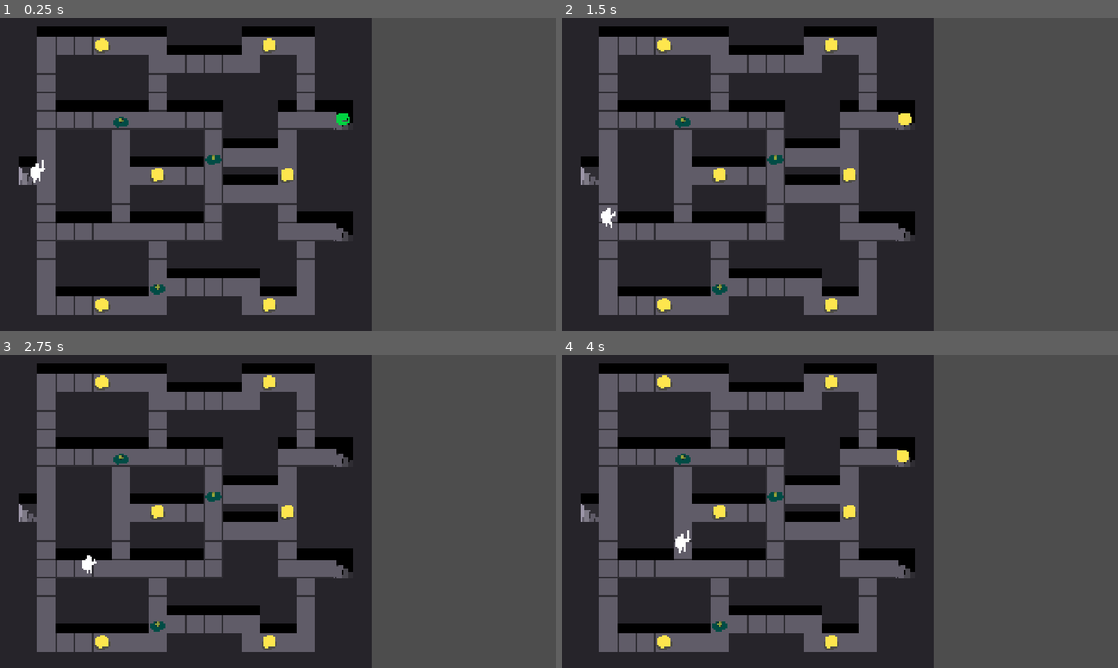
Above: before the commit, frames 1-4 (two rows, left to right).
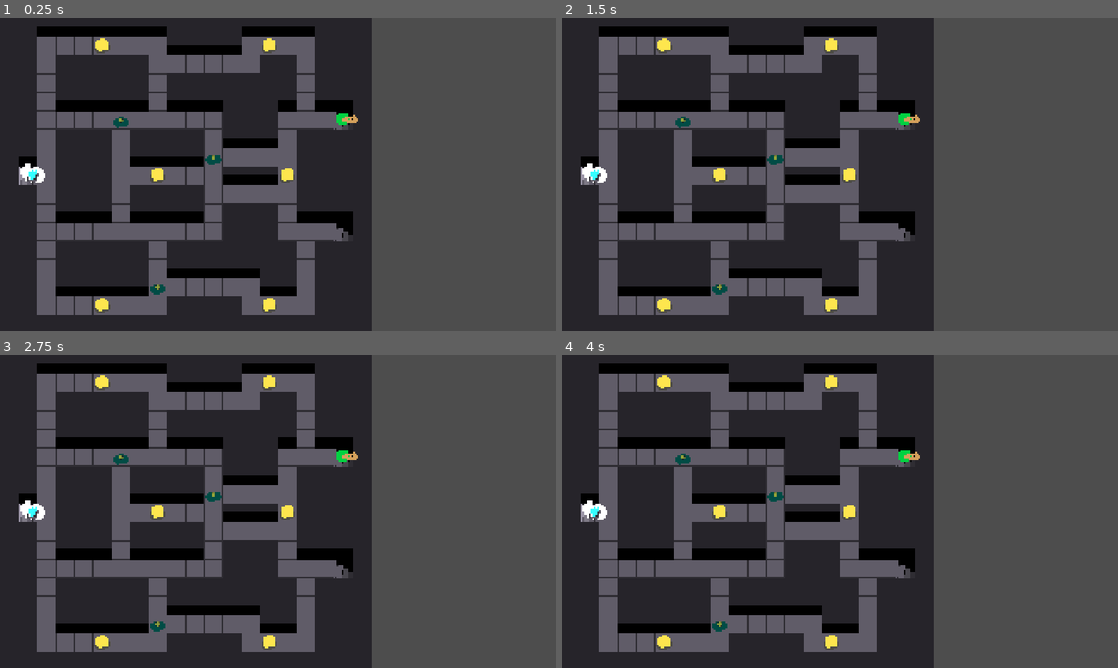
Above: after the commit, the same moments.

Repository: NunoDasNeves/igc-jam-godot-template
Game: Godot game, scene res://main.tscn
Same seed, same stepped clock (60 frames per second), same inputs: the game is played once before the commit and once after it.
Inputs:
- Up to frame 1 (0.25 s): no input
- Up to frame 2 (1.5 s): tap Enter at 0.5 s; hold D (Right) 0.53-1.28 s; tap Z (Attack) at 0.6 s; hold S (Down) from 1.28 s (still down); tap X (Interact) at 1.35 s
- Up to frame 3 (2.75 s): release S (Down) at 2.03 s; hold D (Right) from 2.03 s (still down); hold K from 2.03 s (still down)
- Up to frame 4 (4 s): release D (Right) at 2.78 s; release K at 2.78 s; hold W (Up) 2.78-3.53 s; tap Z (Attack) at 2.85 s; hold A (Left) from 3.53 s (still down); tap X (Interact) at 3.6 s

The runs differ from the first frame. In frame 1, 0.2% of the frame differs, in the area x 3-65%, y 30-53%; in frame 2, 0.4%; in frame 3, 0.4%; in frame 4, 0.4%, in the area x 3-65%, y 30-64%.
Error after the commit: Parse Error: Could not resolve class "Entity". (res://entities/chest/chest.gd:1)

Commit message:
Corrected

Diff:
--- a/entities/chest/chest.gd
+++ b/entities/chest/chest.gd
@@ -1,6 +1,6 @@
 class_name Chest extends Entity
 
-func collect(entity):
+func collect():
 	Events.chest_destroyed.emit(self)
 	# can't free here because the collectible may be used later
 	get_parent().remove_child(self)
--- a/entities/entity_class.gd
+++ b/entities/entity_class.gd
@@ -1,9 +1,8 @@
 class_name Entity extends CharacterBody2D
-@export var status_sight:bool = false
+
 @export var collectible: bool = false
 @export var player_controlled: bool = false
 
-@onready var timer: Timer = $Timer
 
 
 
@@ -30,17 +29,22 @@
 		attacked.emit()
 		print(status_sight)
 
+
 func assign_player_is_controlled() -> void:
 	if player_controlled == false:
 		player_controlled = true
 	else:
 		print("Error player_controlled already is ",player_controlled)
 
+
 func hit(hitbox: Hitbox):
 	pass
 
-func collect(Entity):
+
+func collect():
 	assert(collectible)
+
+
 
 # called by subclasses depending on action states n whatnot
 func update_face_dir() -> void:
@@ -50,10 +54,10 @@
 		else:
 			face_dir = Vector2(0, signf(input_dir.y))
 
-func set_status_sight(bool) -> void:
-	if bool == status_sight:
-		return
-		print("Error, status_sight =", status_sight)
+
+
+
+
 
 func _physics_process(delta: float) -> void:
 	velocity = move_dir * 150
--- a/entities/hero/hero_class.gd
+++ b/entities/hero/hero_class.gd
@@ -58,7 +58,7 @@
 			hero_poly.self_modulate = Color.YELLOW
 			anim_tween = get_tree().create_tween()
 			anim_tween.tween_interval(0.5)
-			anim_tween.tween_callback(func (): collect_target.collect(null))
+			anim_tween.tween_callback(func (): collect_target.collect())
 			anim_tween.tween_interval(0.5)
 			anim_tween.tween_callback(func (): hero_poly.self_modulate = Color.WHITE)
 			state_tween = get_tree().create_tween()
--- a/entities/mimic/mimic.tscn
+++ b/entities/mimic/mimic.tscn
@@ -14,6 +14,9 @@
 motion_mode = 1
 platform_on_leave = 2
 script = ExtResource("1_71vme")
+status_sight = null
+collectible = null
+player_controlled = null
 
 [node name="CollisionShape2D" type="CollisionShape2D" parent="."]
 shape = SubResource("CircleShape2D_kleto")
@@ -63,6 +66,5 @@
 script = ExtResource("3_mb4gf")
 
 [node name="Timer" type="Timer" parent="."]
-wait_time = 5.0
 
 [connection signal="timeout" from="Timer" to="." method="_on_timer_timeout"]
--- a/entities/mimic/mimic_class.gd
+++ b/entities/mimic/mimic_class.gd
@@ -9,6 +9,8 @@
 @onready var attack_node: Node2D = $Attack
 @onready var hitbox: Hitbox = $Attack/Hitbox
 @onready var inventory: Inventory = %Inventory
+@onready var timer: Timer = $Timer
+
 
 enum State { NONE, HIDDEN, ATTACK, DIE }
 var state: State = State.NONE
@@ -79,13 +81,14 @@
 
 func attack_hit(other: Entity) -> void:
 	if other.collectible:
-		other.collect(other)
+		other.collect()
 		inventory.pocket.append(other)
 		print(inventory.pocket)
 		if other is SightOrb:
 			set_status_sight(true)
 			timer.start()
-			print("SightOrb")
+			print(set_status_sight)
+
 
 
 
@@ -125,8 +128,13 @@
 		State.ATTACK:
 			input_dir = Vector2.ZERO
 
+@export var status_sight:bool = false
+func set_status_sight(new_value: bool) -> void:
+	if new_value == status_sight:
+		push_error("Attempted to set status_sight to the same value: %s" % status_sight)
+		return
+
+	status_sight = new_value
 
 func _on_timer_timeout() -> void:
 	set_status_sight(false)
-	print("Time POut")
-	print(status_sight)
--- a/entities/sight_orb/sight_orb.gd
+++ b/entities/sight_orb/sight_orb.gd
@@ -1,6 +1,6 @@
 class_name SightOrb extends Entity
 
-func collect(Entity):
+func collect():
 	Events.sight_orb_destroyed.emit(self)
 	# can't free here because the collectible may be used later
 	get_parent().remove_child(self)
Not shown, removed: main.tscn1460650020.tmp
